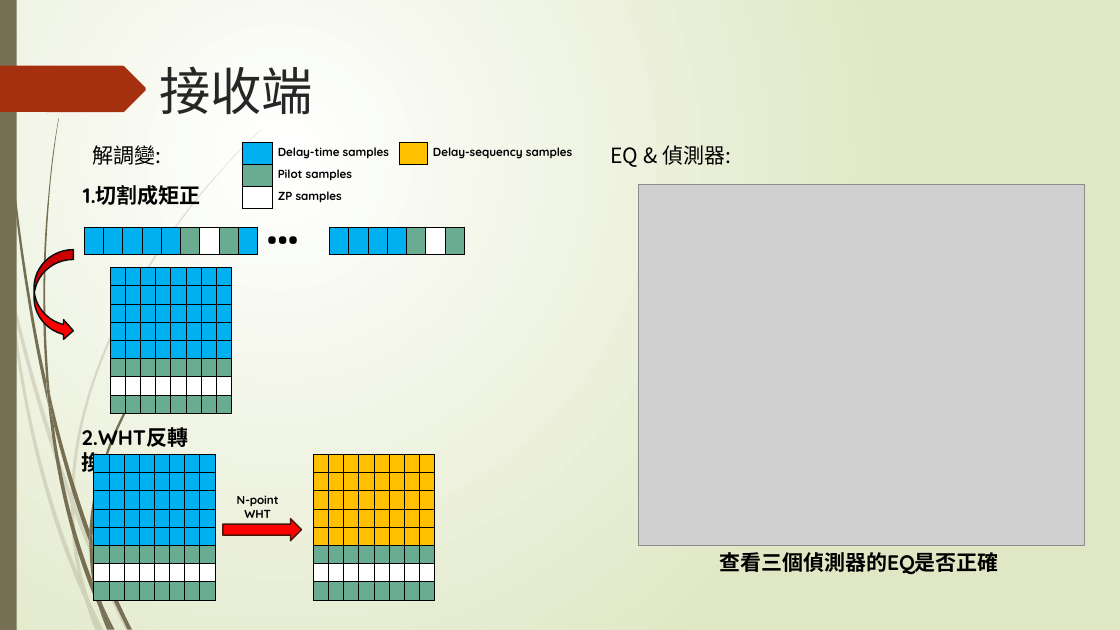
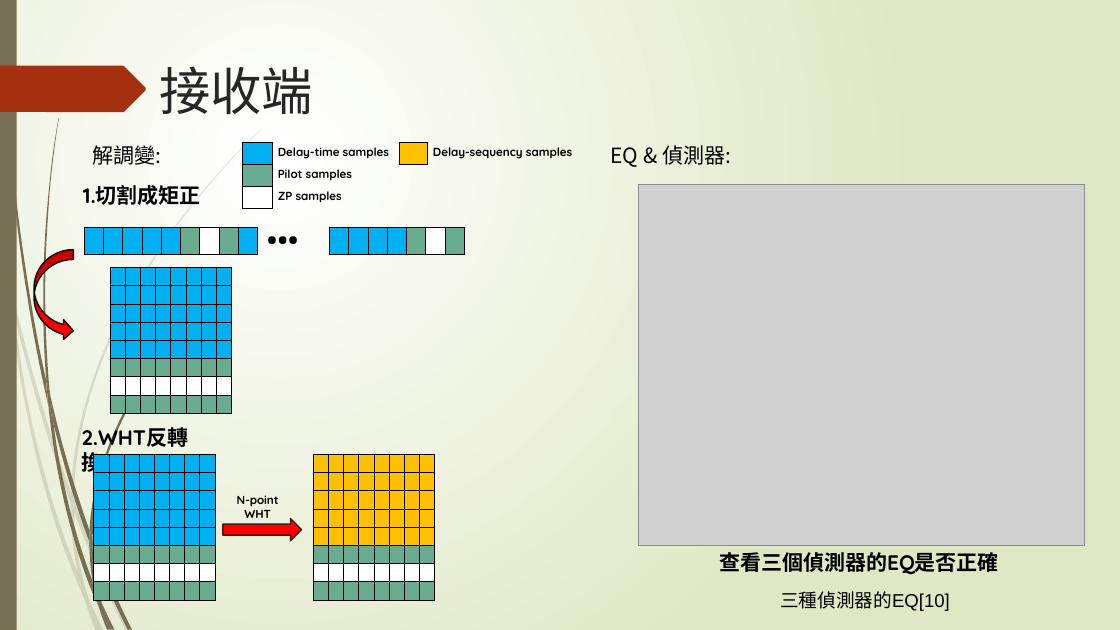
Before and after one commit to NIUWCSP/OTSM, a slide deck: slide 11 of report/以SDR實現OTSM通訊技術.pptx. Drawn at 1120x630 pixels with LibreOffice and Linux fonts; fonts in the diff are those of the drawing; grey boxes stand for pictures. Boxes give left, top, right and bottom in pixels: in the first picture for what was removed or moved away, otherwise in the second. Text is boxed around its words. In the diff, an @@ line names an element or a change of style, - is before the commit and + after.

```diff
--- a/report/以SDR實現OTSM通訊技術.pptx
+++ b/report/以SDR實現OTSM通訊技術.pptx
@@ text added at [780,591,950,611], 16 pt, text #000000 @@
+三種偵測器的EQ[10]
```
Also in this commit, not shown: 8 other slides changed, 1 slide added, 2 other files.
